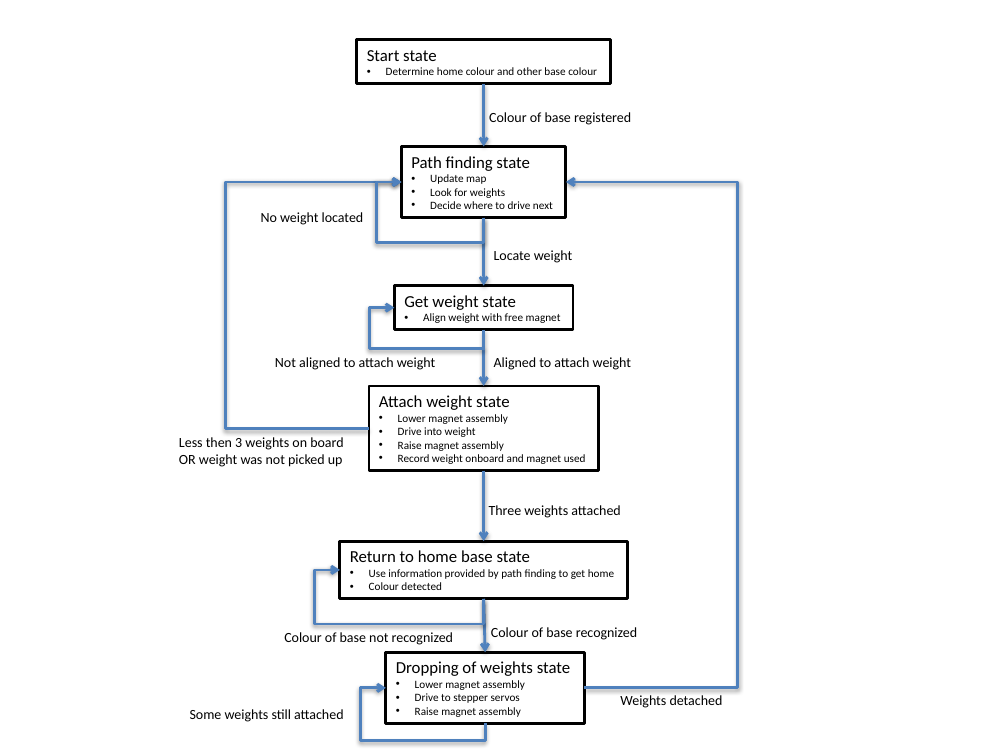
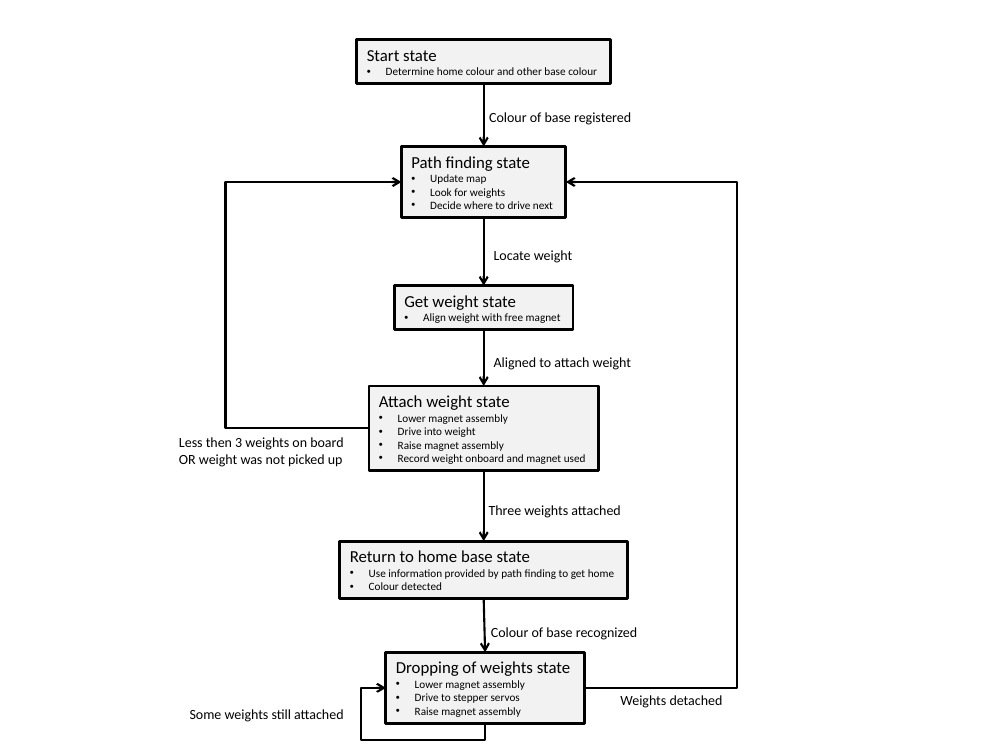
Before and after one commit to petern3/Group-10, a slide deck: slide 1 of Ryan/Ryan_fsm.pptx. Drawn at 1008x756 pixels with LibreOffice and Linux fonts; fonts in the diff are those of the drawing. Boxes give left, top, right and bottom in pixels: in the first picture for what was removed or moved away, otherwise in the second. Text is boxed around its words. In the diff, an @@ line names an element or a change of style, - is before the commit and + after.

```diff
--- a/Ryan/Ryan_fsm.pptx
+++ b/Ryan/Ryan_fsm.pptx
@@ arrow (484, 84) - (484, 146): stroke #4F81BD 2 pt to #000000 1.5 pt @@
@@ elbow arrow (369, 428) - (401, 182): stroke #4F81BD 2 pt to #000000 1.5 pt @@
@@ elbow arrow removed from (484, 218) to (401, 182) @@
@@ elbow arrow (585, 687) - (565, 182): stroke #4F81BD 2 pt to #000000 1.5 pt @@
@@ text removed at [261, 212, 364, 225] @@
-No weight located
@@ arrow (484, 218) - (484, 285): stroke #4F81BD 2 pt to #000000 1.5 pt @@
@@ elbow arrow removed from (485, 348) to (394, 307) @@
@@ text removed at [275, 357, 435, 370] @@
-Not aligned to attach weight
@@ arrow (484, 330) - (484, 386): stroke #4F81BD 2 pt to #000000 1.5 pt @@
@@ arrow (484, 471) - (484, 541): stroke #4F81BD 2 pt to #000000 1.5 pt @@
@@ elbow arrow removed from (484, 599) to (340, 570) @@
@@ arrow (484, 599) - (485, 652): stroke #4F81BD 2 pt to #000000 1.5 pt @@
@@ text removed at [284, 632, 453, 645] @@
-Colour of base not recognized
@@ fill #FFFFFF to #F2F2F2 in 6 elements at [357, 39, 611, 84], [401, 146, 565, 218], [394, 285, 573, 330], [369, 386, 599, 471], [340, 541, 627, 599], [386, 652, 585, 724] @@
@@ elbow arrow (485, 724) - (386, 687): stroke #4F81BD 2 pt to #000000 1.5 pt @@
```
Also in this commit, not shown: 1 other file.
